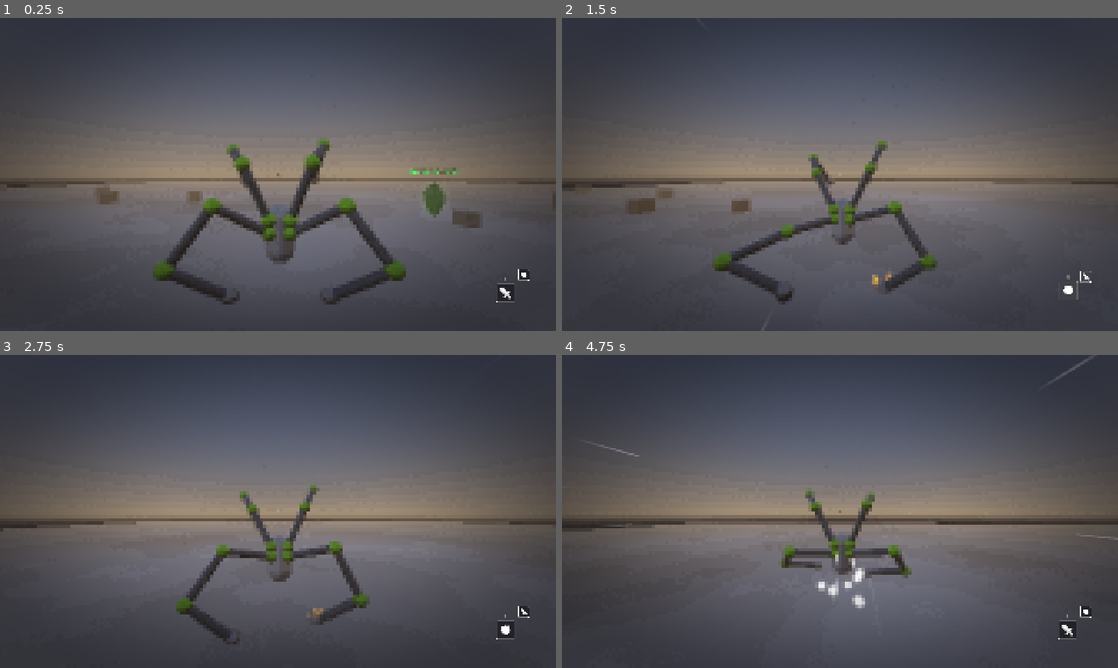
Above: before the commit, frames 1-4 (two rows, left to right).
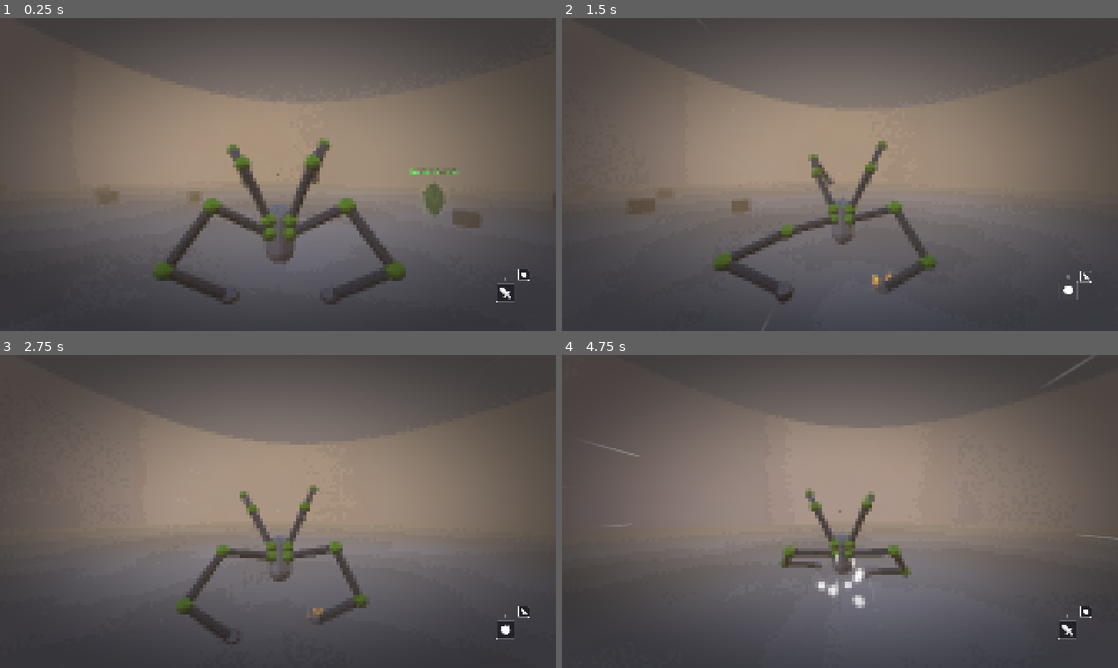
Above: after the commit, the same moments.

Repository: lliamsymonds04/doc-oc
Game: Godot game, scene res://main.tscn
Same seed, same stepped clock (60 frames per second), same inputs: the game is played once before the commit and once after it.
Inputs (mouse positions are in pixels of both pictures, inside the frame that each line leads up to):
- Up to frame 1 (0.25 s): no input
- Up to frame 2 (1.5 s): tap Enter at 0.5 s; move the mouse to (867, 174) at 0.52 s; press the mouse at (867, 174) at 0.53 s; hold W (forward) from 0.53 s (still down); tap Space (jump) at 0.77 s; move the mouse to (812, 174) at 1.27 s; release the mouse at (812, 174) at 1.28 s; tap R (mode-switch) at 1.35 s
- Up to frame 3 (2.75 s): keep holding W (forward); tap Space (jump) at 1.52 s; move the mouse to (289, 505) at 2.02 s; hold Right mouse button (right-click) from 2.03 s (still down)
- Up to frame 4 (4.75 s): keep holding W (forward); move the mouse to (834, 517) at 2.77 s; release Right mouse button (right-click) at 2.78 s; tap Shift (sprint) at 2.85 s; tap Space (jump) at 3.02, 3.77, 4.52 s; move the mouse to (878, 514) at 3.52 s; press the mouse at (878, 514) at 3.53 s; move the mouse to (795, 508) at 4.27 s; release the mouse at (795, 508) at 4.28 s; tap R (mode-switch) at 4.35 s

The runs differ from the first frame. In frame 1, 30% of the frame differs, in the area x 0-100%, y 0-60%; in frame 2, 33%; in frame 3, 34%; in frame 4, 35%, in the area x 0-100%, y 0-57%.

Commit message:
feat: ring border

Diff:
--- a/main.tscn
+++ b/main.tscn
@@ -12,8 +12,8 @@
 [ext_resource type="Script" uid="uid://d57yvfu3wvbb" path="res://systems/pillar_spawner.gd" id="16_2cqfq"]
 [ext_resource type="PackedScene" uid="uid://bsa48djeig0n1" path="res://systems/gem/gem.tscn" id="16_yaehf"]
 [ext_resource type="Script" uid="uid://c3j1vj3ovktda" path="res://systems/box_spawner.gd" id="17_box"]
-[ext_resource type="Script" path="res://systems/enemy_spawner.gd" id="18_spawner"]
-[ext_resource type="Script" path="res://systems/enemy_spawn_entry.gd" id="18_entry"]
+[ext_resource type="Script" uid="uid://qdgxt6yqgo3q" path="res://systems/enemy_spawn_entry.gd" id="18_entry"]
+[ext_resource type="Script" uid="uid://dk7f4pfsw2611" path="res://systems/enemy_spawner.gd" id="18_spawner"]
 [ext_resource type="PackedScene" uid="uid://dqbd8ih3ynaal" path="res://systems/enemy/basic_enemy.tscn" id="19_enemy"]
 [ext_resource type="PackedScene" path="res://systems/enemy/fireball_enemy.tscn" id="20_fireball"]
 [ext_resource type="PackedScene" path="res://systems/enemy/slam_enemy.tscn" id="21_slam"]
@@ -44,8 +44,8 @@
 glow_hdr_threshold = 0.9
 fog_enabled = true
 fog_light_color = Color(0.48, 0.42, 0.35, 1)
-fog_density = 0.012
-fog_sky_affect = 0.0
+fog_density = 0.022
+fog_sky_affect = 0.5
 adjustment_enabled = true
 adjustment_brightness = 1.02
 adjustment_contrast = 1.06
@@ -75,6 +75,22 @@
 uv2_triplanar = true
 uv2_world_triplanar = true
 
+[sub_resource type="StandardMaterial3D" id="BorderMat"]
+albedo_color = Color(0.14, 0.18, 0.26, 1)
+roughness = 1.0
+emission_enabled = true
+emission = Color(0.06, 0.18, 0.45, 1)
+detail_enabled = true
+detail_blend_mode = 3
+detail_uv_layer = 1
+detail_albedo = SubResource("NoiseTex_floor")
+uv1_scale = Vector3(0.5, 0.5, 0.5)
+uv1_triplanar = true
+uv1_world_triplanar = true
+uv2_scale = Vector3(0.01, 0.01, 0.01)
+uv2_triplanar = true
+uv2_world_triplanar = true
+
 [sub_resource type="Resource" id="Resource_b5y0m"]
 script = ExtResource("3_kek77")
 metadata/_custom_type_script = "uid://0id6ded7pmn5"
@@ -97,7 +113,6 @@
 [sub_resource type="Resource" id="Resource_spawn_entry"]
 script = ExtResource("18_entry")
 scene = ExtResource("19_enemy")
-count_min = 1
 count_max = 2
 
 [sub_resource type="Resource" id="Resource_spawn_fireball"]
@@ -127,6 +142,26 @@
 use_collision = true
 size = Vector3(200, 0.178, 200)
 material = SubResource("FloorMat")
+
+[node name="Border" type="CSGCombiner3D" parent="." unique_id=972609954]
+use_collision = true
+collision_layer = 16
+collision_mask = 0
+
+[node name="Ring" type="CSGCylinder3D" parent="Border" unique_id=742400585]
+transform = Transform3D(1, 0, 0, 0, 1, 0, 0, 0, 1, 0, 20, 0)
+radius = 104.0
+height = 60.0
+sides = 192
+material = SubResource("BorderMat")
+
+[node name="Hole" type="CSGCylinder3D" parent="Border" unique_id=2040636037]
+transform = Transform3D(1, 0, 0, 0, 1, 0, 0, 0, 1, 0, 20, 0)
+operation = 2
+radius = 100.0
+height = 64.0
+sides = 192
+material = SubResource("BorderMat")
 
 [node name="Player" parent="." unique_id=1831706131 instance=ExtResource("1_ig7tw")]
 transform = Transform3D(1, 0, 0, 0, 1, 0, 0, 0, 1, -15.682001, 0.08204651, 21.104301)
@@ -169,7 +204,7 @@
 [node name="gem2" parent="." unique_id=2077143984 instance=ExtResource("16_yaehf")]
 transform = Transform3D(1, 0, 0, 0, 1, 0, 0, 0, 1, -5, 2, 14)
 
-[node name="EnemySpawner" type="Node3D" parent="."]
+[node name="EnemySpawner" type="Node3D" parent="." unique_id=1874129330]
 transform = Transform3D(1, 0, 0, 0, 1, 0, 0, 0, 1, -16, 0, 21)
 script = ExtResource("18_spawner")
 entries = Array[ExtResource("18_entry")]([SubResource("Resource_spawn_entry"), SubResource("Resource_spawn_fireball"), SubResource("Resource_spawn_slam")])
--- a/systems/pillar_spawner.gd
+++ b/systems/pillar_spawner.gd
@@ -51,7 +51,9 @@
 		for iz in steps:
 			var dx := ix + 0.5 - half
 			var dz := iz + 0.5 - half
-			if dx * dx + dz * dz < center_radius * center_radius:
+			var d2 := dx * dx + dz * dz
+			# keep the square grid inside a circle, so no pillar lands past the border
+			if d2 < center_radius * center_radius or d2 > half * half:
 				continue
 			spots.append(Vector3(dx, dz, img.get_pixel(ix, iz).r))
 
--- a/systems/player/player.tscn
+++ b/systems/player/player.tscn
@@ -59,6 +59,7 @@
 
 [node name="Player" type="CharacterBody3D" unique_id=1831706131 node_paths=PackedStringArray("arm_mounts", "leg_mounts")]
 collision_layer = 2
+collision_mask = 17
 script = ExtResource("1_ktl23")
 movement = SubResource("Resource_movement")
 hover = SubResource("Resource_hover")
@@ -76,6 +77,7 @@
 
 [node name="CameraController" type="SpringArm3D" parent="." unique_id=889996896]
 physics_interpolation_mode = 1
+collision_mask = 17
 transform = Transform3D(1, 0, 0, 0, 1, 0, 0, 0, 1, 0, 3, 0)
 spring_length = 7.0
 script = ExtResource("1_2anqx")
--- a/systems/player/player_controller.gd
+++ b/systems/player/player_controller.gd
@@ -14,6 +14,8 @@
 
 ## Layer bodies are moved to while held; excluded from player casts via cast_mask.
 const HELD_LAYER := 4
+## Layer the arena border sits on; excluded from player casts so it cannot be climbed.
+const BORDER_LAYER := 16
 const PLAYER_GROUP := &"player"
 
 @export var movement: MovementConfig
@@ -67,10 +69,10 @@
 @onready var _health_controller: HealthController = $HealthController
 
 
-## Mask for casts originating on the player: everything except the player's own layer
-## and held bodies.
+## Mask for casts originating on the player: everything except the player's own layer,
+## held bodies, and the border.
 func cast_mask() -> int:
-	return ~(collision_layer | HELD_LAYER)
+	return ~(collision_layer | HELD_LAYER | BORDER_LAYER)
 
 
 func _init() -> void:
